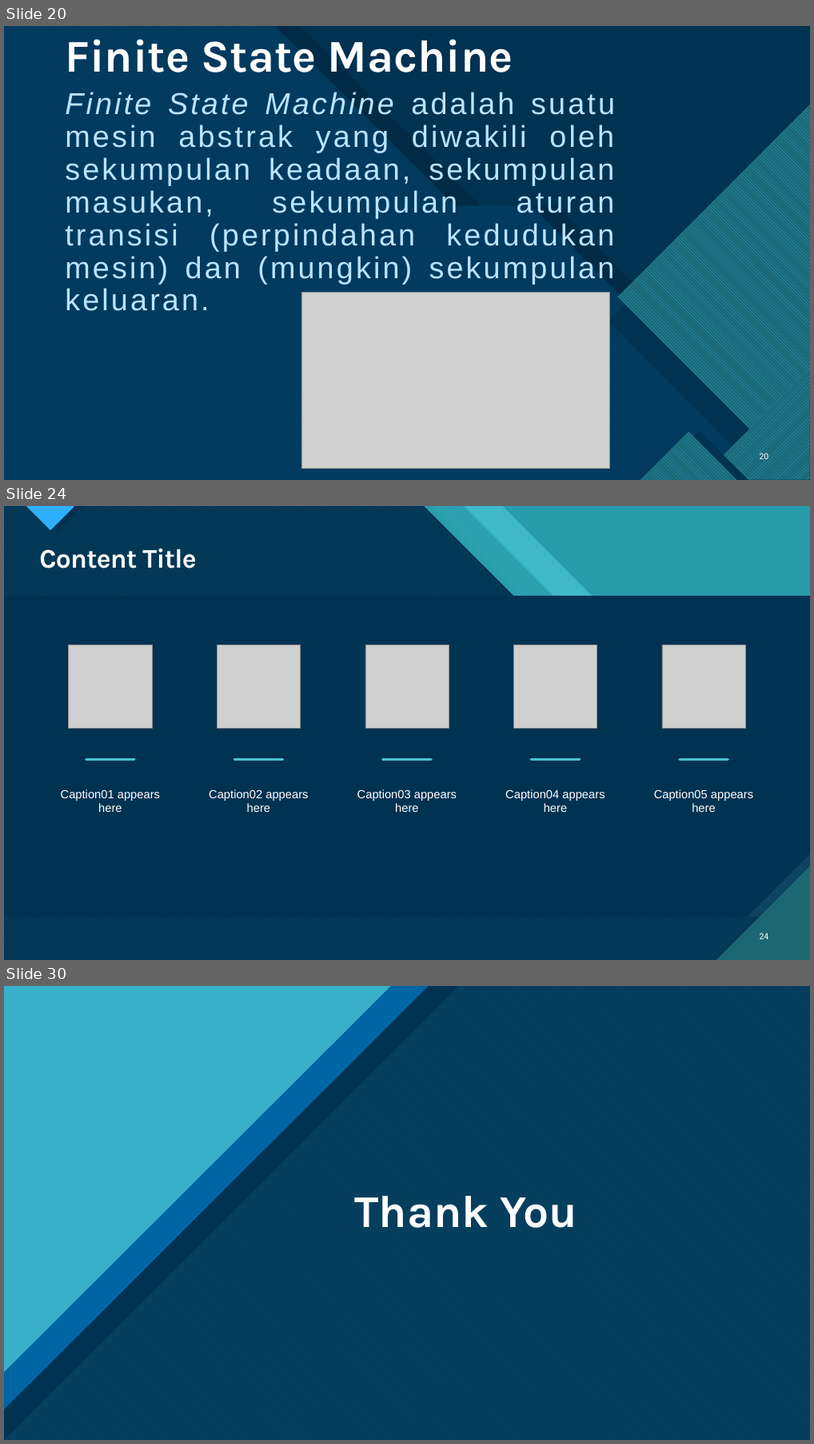
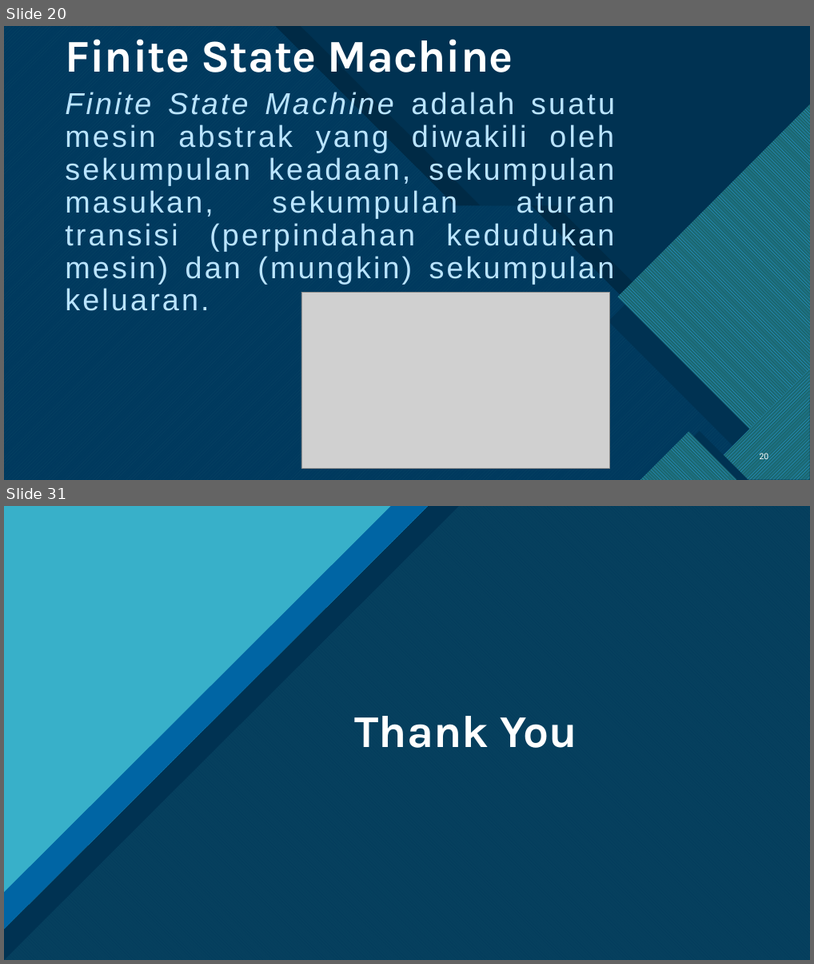
Before and after one commit to AggiaBintangRH/Skripsi, a slide deck: GAME SIMULASI KERJA PRAKTEK MAHASISWA FAKULTAS TEKNOLOGI INFORMASI.pptx. Shown one above the other, each under a label of ours: slides 20, 24 and 30 before the commit, slides 20 and 31 after it; the slides between them are not shown. The pictures are 814x1444 and 814x964 pixels, drawn with LibreOffice and Linux fonts; fonts in the diff are those of the drawing; grey boxes stand for pictures. Boxes give left, top, right and bottom in pixels: in the first picture for what was removed or moved away, otherwise in the second. Text is boxed around its words. In the diff, an @@ line names an element or a change of style, - is before the commit and + after.

```diff
--- a/GAME SIMULASI KERJA PRAKTEK MAHASISWA FAKULTAS TEKNOLOGI INFORMASI.pptx
+++ b/GAME SIMULASI KERJA PRAKTEK MAHASISWA FAKULTAS TEKNOLOGI INFORMASI.pptx
@@ slide 24 removed at [4, 506, 810, 960], background #47C3D3; not listed: 13 template elements that a slide beside it also shows @@
@@ rectangle removed at [4, 506, 810, 960] @@
@@ rectangle removed at [4, 506, 810, 960] @@
@@ freeform shape removed at [4, 506, 810, 960] @@
@@ freeform shape removed at [4, 506, 810, 960] @@
@@ freeform shape removed at [4, 506, 810, 960] @@
@@ title removed at [39, 548, 196, 568] @@
-Content Title
@@ picture removed at [69, 644, 152, 728] @@
@@ picture removed at [217, 644, 301, 728] @@
@@ picture removed at [366, 644, 450, 728] @@
@@ picture removed at [514, 644, 598, 728] @@
@@ picture removed at [662, 644, 746, 728] @@
@@ line removed from (86, 759) to (134, 759) @@
@@ line removed from (234, 759) to (283, 759) @@
@@ line removed from (383, 759) to (432, 759) @@
@@ line removed from (531, 759) to (580, 759) @@
@@ line removed from (680, 759) to (728, 759) @@
@@ text removed at [61, 789, 160, 812] @@
-Caption01 appears here
@@ text removed at [209, 789, 308, 812] @@
-Caption02 appears here
@@ text removed at [358, 789, 457, 812] @@
-Caption03 appears here
@@ text removed at [506, 789, 605, 812] @@
-Caption04 appears here
@@ text removed at [654, 789, 754, 812] @@
-Caption05 appears here
@@ page number removed at [760, 932, 770, 939] @@
-24
@@ what was slide 30 is now slide 31 @@
```
Also in this commit, not shown: 1 slide changed, 9 slides added, 9 other slides removed.
